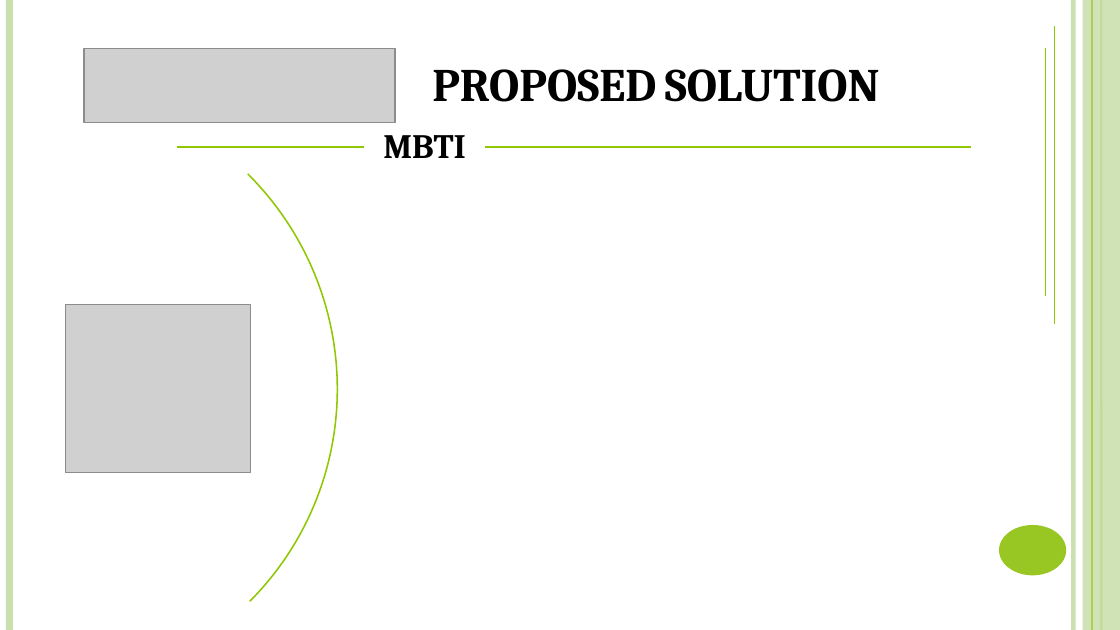
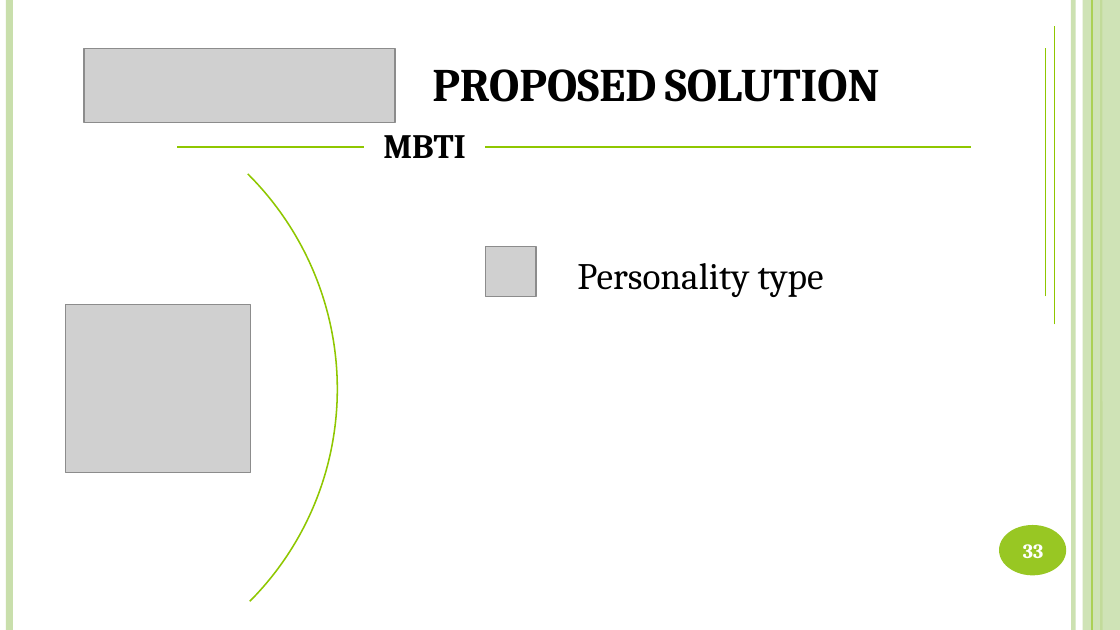
Before and after one commit to DanhLT2/Slide-Unistar, a slide deck: slide 33 of Slide-UniStar/UniStar.pptx (slide 30 before the commit). Drawn at 1120x630 pixels with LibreOffice and Linux fonts; fonts in the diff are those of the drawing; grey boxes stand for pictures. Boxes give left, top, right and bottom in pixels: in the first picture for what was removed or moved away, otherwise in the second. Text is boxed around its words. In the diff, an @@ line names an element or a change of style, - is before the commit and + after.

```diff
--- a/Slide-UniStar/UniStar.pptx
+++ b/Slide-UniStar/UniStar.pptx
@@ picture added at (485,246,535,296) @@
@@ text added at (577,263,824,297), 24 pt, text #000000 @@
+Personality type
@@ page number added at (1023,544,1044,558), 13 pt, text #FFFFFF, bold @@
+33
```
Also in this commit, not shown: 59 other slides changed, 11 slides added, 3 slides removed, 3 other files.
